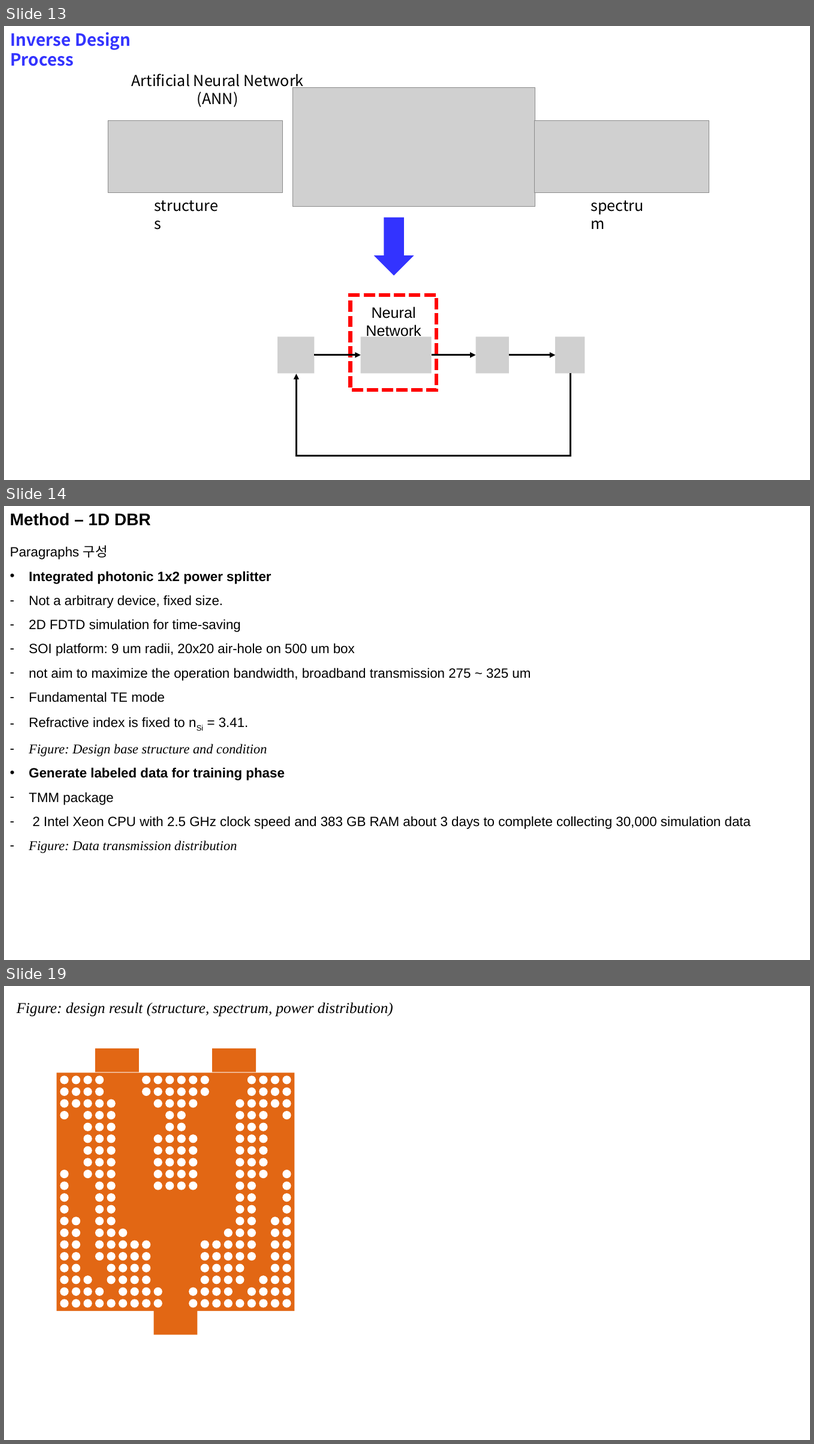
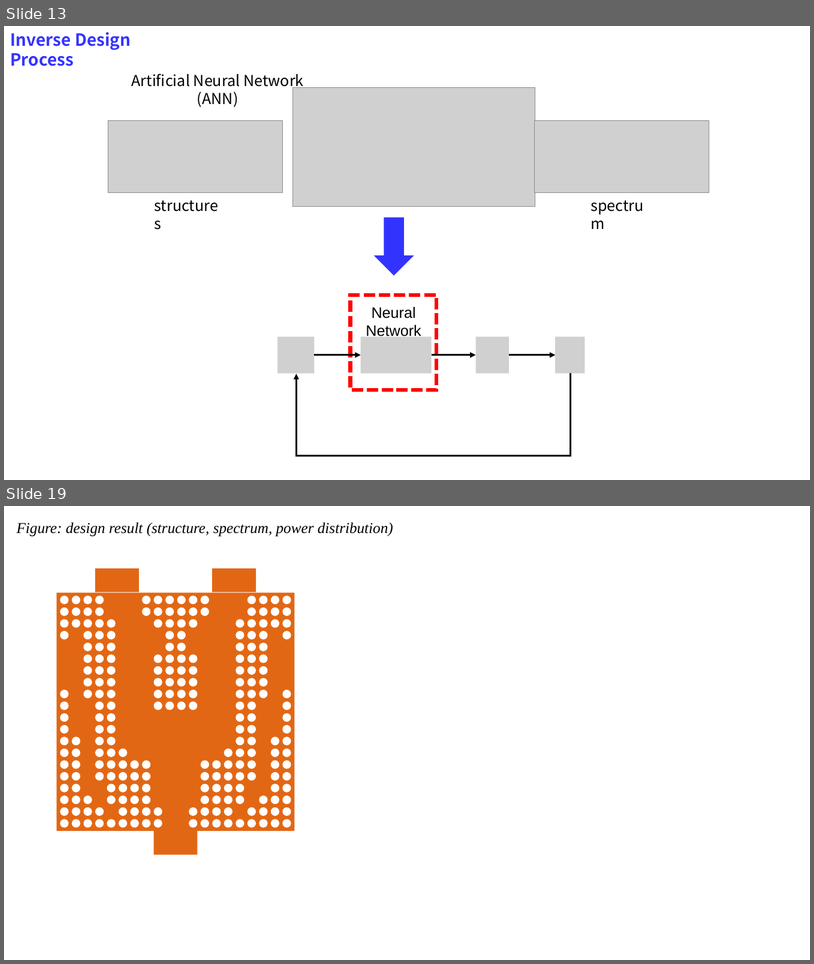
Before and after one commit to jglee96/NBTP_Lab, a slide deck: 개인/석사학위논문/Thesis Preparation.pptx. Shown one above the other, each under a label of ours: slides 13, 14 and 19 before the commit, slides 13 and 19 after it; the slides between them are not shown. The pictures are 814x1444 and 814x964 pixels, drawn with LibreOffice and Linux fonts; fonts in the diff are those of the drawing; grey boxes stand for pictures. Boxes give left, top, right and bottom in pixels: in the first picture for what was removed or moved away, otherwise in the second. Text is boxed around its words. In the diff, an @@ line names an element or a change of style, - is before the commit and + after.

```diff
--- a/개인/석사학위논문/Thesis Preparation.pptx
+++ b/개인/석사학위논문/Thesis Preparation.pptx
@@ slide 14 removed at (4, 506, 810, 960), background #FFFFFF @@
@@ text removed at (10, 513, 151, 526) @@
-Method – 1D DBR
@@ text removed at (10, 545, 751, 853) @@
-Paragraphs 구성
-• Integrated photonic 1x2 power splitter
-– Not a arbitrary device, fixed size.
-– 2D FDTD simulation for time-saving
-– SOI platform: 9 um radii, 20x20 air-hole on 500 um box
-– not aim to maximize the operation bandwidth, broadband transmission 275 ~ 325 um
-– Fundamental TE mode
-– Refractive index is fixed to nSi = 3.41.
-– Figure: Design base structure and condition
-• Generate labeled data for training phase
-– TMM package
-– 2 Intel Xeon CPU with 2.5 GHz clock speed and 383 GB RAM about 3 days to complete collecting 30,000 simulation data
-– Figure: Data transmission distribution
```
Also in this commit, not shown: 7 slides changed, 1 slide added, 1 other file.
